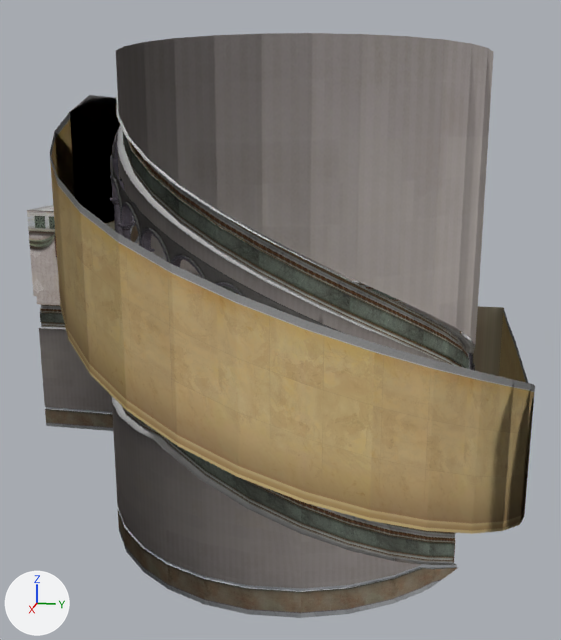
The OBJ model 3D Obj/Star.obj, before and after one commit.
The view is the same before and after, from a camera (50 mm lens) standing at (-6.1, 75.2, 13.1) and looking at (-33.8, 69.7, 6.1). Lighting does not change. The marker at lower left points along +X, +Y and +Z. Where no turn or scale is listed for an object, it has been applied to the vertices. Vertices at the same position are counted once.

Script lines for the objects in view, before the commit:
```python
me_star = bpy.data.meshes.new('Star')
me_star.from_pydata(...)  # 6622 vertices, 12047 faces; spans x -44.8..-23.1, y 58.2..78.6, z 0.0..15.3
# faces by material slot: [128, 2085, 9792, 42]
me_star.materials.append(mat_material__317)  # picture img_roof_tiles_corner_jpg
me_star.materials.append(mat_corridor)  # picture img_corridor_jpg
me_star.materials.append(mat_treppenaufgang_textur)  # picture img_dark_jpg
me_star.materials.append(mat_material__294)  # picture img_spawn_floor_5_3_jpg
ob_star = bpy.data.objects.new('Star', me_star)
ob_star.location = (0.0, 0.0, 0.0)
```
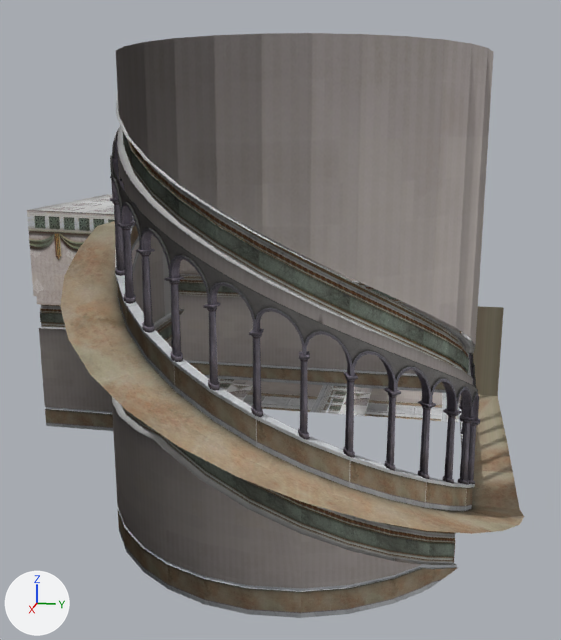
The change in detail:
me_star is used by ob_star; location (0.0, 0.0, 0.0).
me_star had 6622 vertices, 12047 faces and spanned x -44.8..-23.1, y 58.2..78.6, z 0.0..15.3.
me_star now has 6600 vertices, 12005 faces and spans x -44.8..-23.1, y 58.2..78.6, z 0.0..15.3.
Part 1, on me_star:
22 vertices are removed from x -41.6..-23.1, y 63.1..78.6, z 4.6..14.2.
42 faces are deleted.
me_star no longer uses material mat_material__294 (picture img_spawn_floor_5_3_jpg).

Where the change shows, as pixel boxes (x1, y1, x2, y2) in the pictures (561 x 640 px):
'Star', reshaped
    before: (27, 33, 535, 618)
    after: (27, 33, 524, 618)
part 1 of me_star, deleted (brown)
    before: (50, 95, 535, 534)
